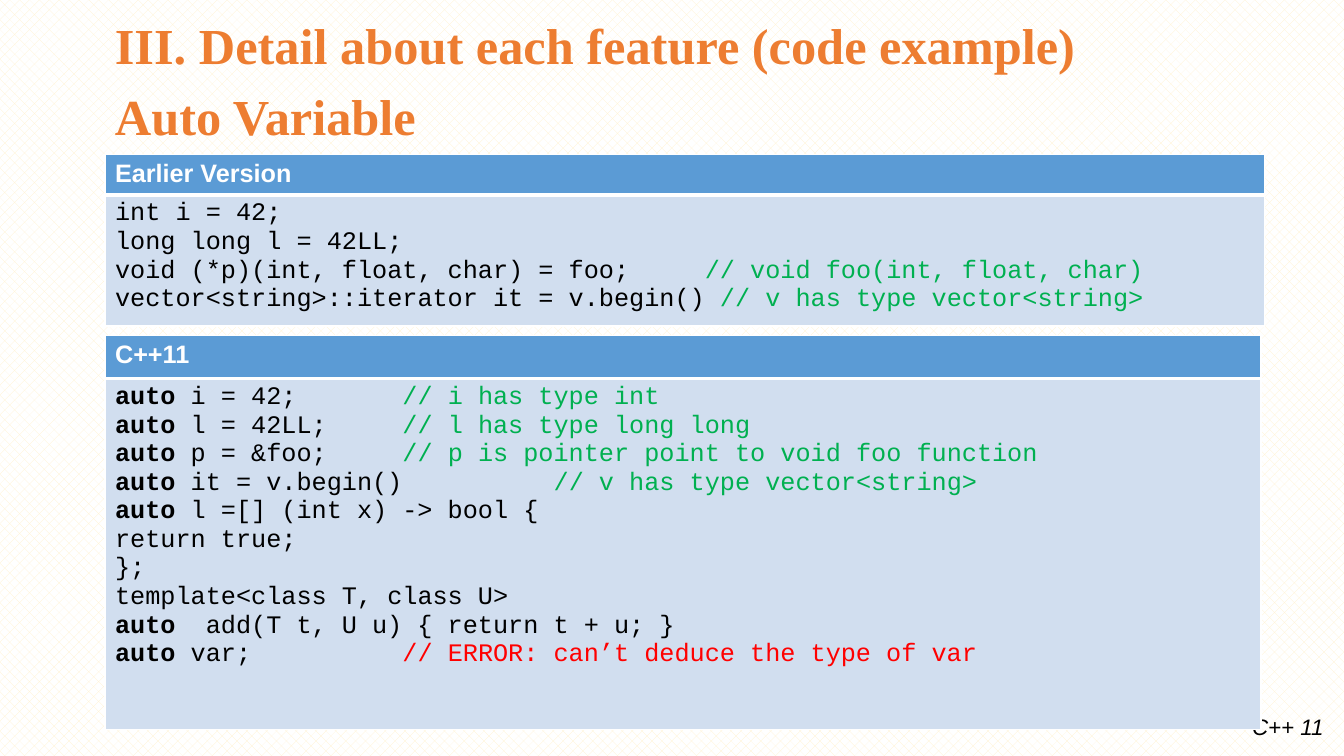
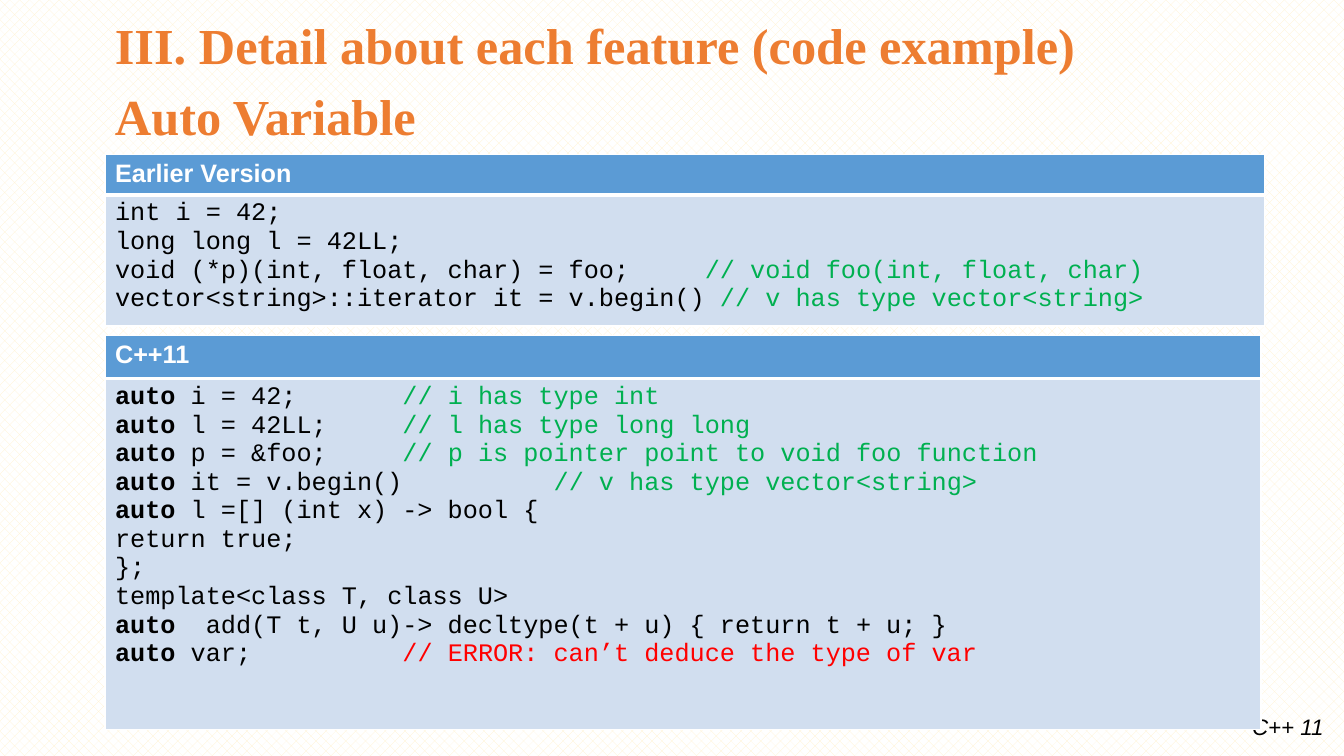
Before and after one commit to minhthedt/hello-world, a slide deck: slide 6 of Training/LG_Training_C++11.pptx. Drawn at 1344x756 pixels with LibreOffice and Linux fonts; fonts in the diff are those of the drawing; background and template pictures are left out. Boxes give left, top, right and bottom in pixels: in the first picture for what was removed or moved away, otherwise in the second. Text is boxed around its words. In the diff, an @@ line names an element or a change of style, - is before the commit and + after.

```diff
--- a/Training/LG_Training_C++11.pptx
+++ b/Training/LG_Training_C++11.pptx
@@ table at <box>105,336,1261,730</box> @@
-row 2, column 1: auto i = 42; // i has type int / auto l = 42LL; // l has type long long / auto p = &foo; // p is pointer point to void foo function / auto it = v.begin() // v has type vector<string> / auto l =[] (int x) -> bool { / return true; / }; / template<class T, class U> / auto add(T t, U u) { return t + u; } / auto var; // ERROR: can’t deduce the type of var
+row 2, column 1: auto i = 42; // i has type int / auto l = 42LL; // l has type long long / auto p = &foo; // p is pointer point to void foo function / auto it = v.begin() // v has type vector<string> / auto l =[] (int x) -> bool { / return true; / }; / template<class T, class U> / auto add(T t, U u)-> decltype(t + u) { return t + u; } / auto var; // ERROR: can’t deduce the type of var
```
Also in this commit, not shown: 2 other slides changed, 13 other files.
